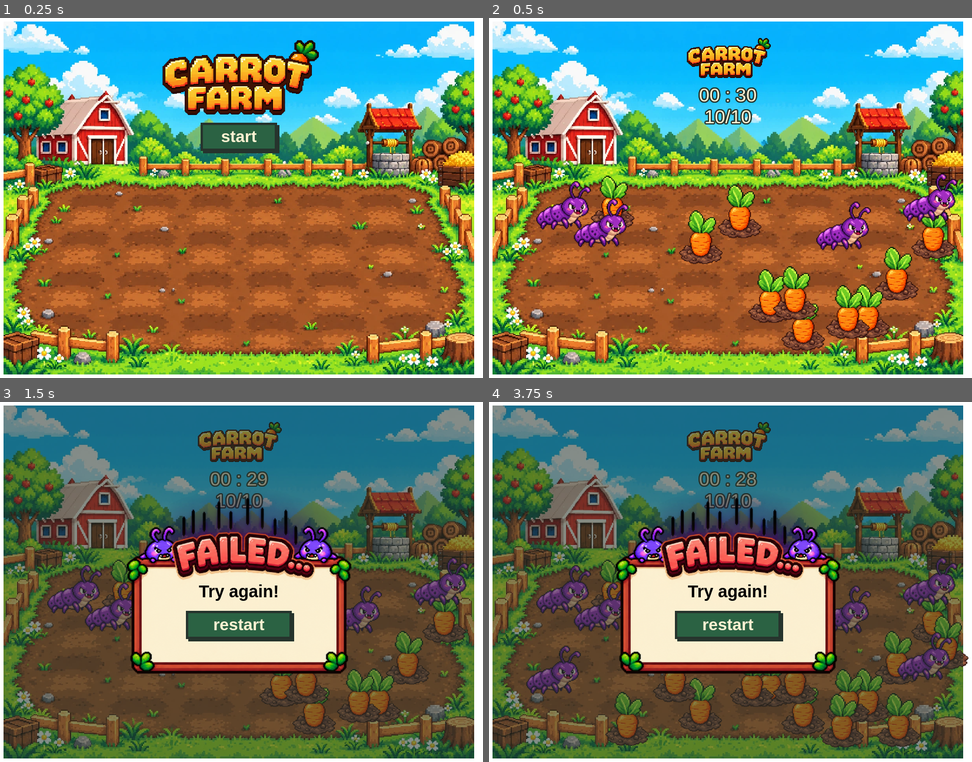
Above: before the commit, frames 1-4 (two rows, left to right).
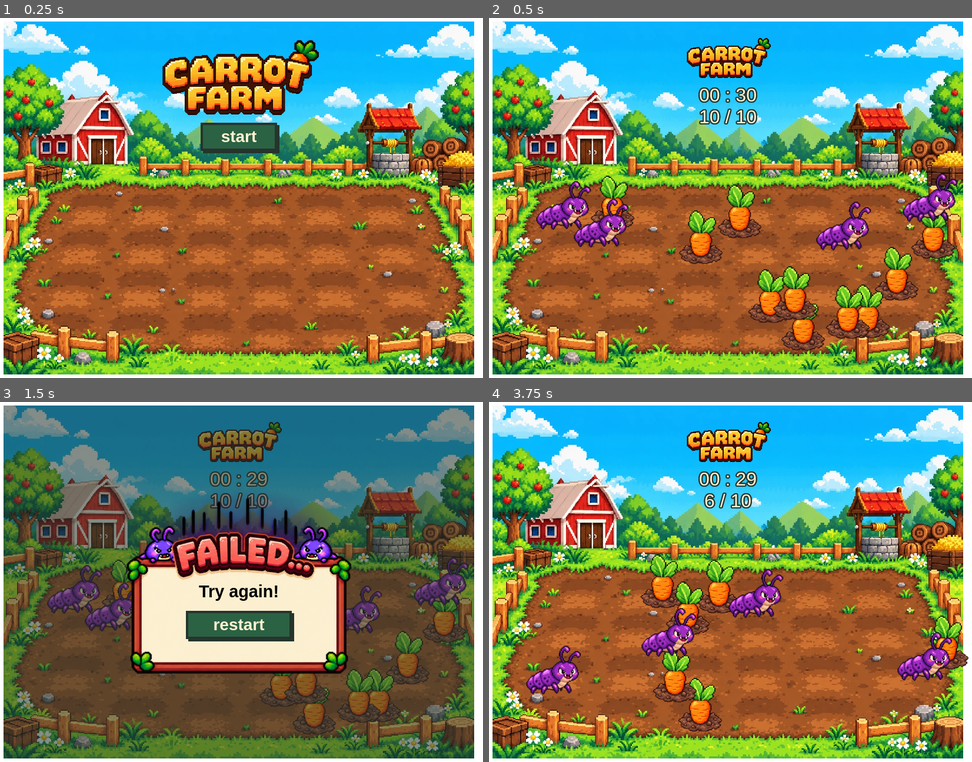
Above: after the commit, the same moments.

Repository: Byte-nana/carrot-click-game
Game: browser game, page index.html
Same seed, same stepped clock (60 frames per second), same inputs: the game is played once before the commit and once after it.
Inputs (mouse positions are in pixels of both pictures, inside the frame that each line leads up to):
- Up to frame 1 (0.25 s): no input
- Up to frame 2 (0.5 s): click "start" at 0.27 s
- Up to frame 3 (1.5 s): click (72, 589) at 1.27 s
- Up to frame 4 (3.75 s): click "restart" at 1.77 s; click (749, 679) at 1.87 s; click (899, 718) at 2.47 s; click (841, 718) at 3.07 s; click (629, 718) at 3.67 s

Frame 1 is identical in both runs. In frame 2, 0.4% of the frame differs, in the area x 43-56%, y 25-30%; in frame 3, 0.3%; in frame 4, 92%, in the area x 0-99%, y 0-100%.

Commit message:
feat: implement restart game logic

Diff:
--- a/js/main.js
+++ b/js/main.js
@@ -19,14 +19,34 @@
   timerId: null,
 };
 
+function resetGameData() {
+  game.remainingTimeSec = 30;
+  game.score = 10;
+  game.carrotCount = 10;
+  game.bugCount = 4;
+}
+
+function resetHUD() {
+  scoreUI.textContent = `${game.score} / ${game.carrotCount}`;
+  timer.textContent = formatTime(game.remainingTimeSec);
+}
+
+function initialiseGame() {
+  resetGameData();
+  resetHUD();
+  gameField.replaceChildren();
+  hideResult();
+}
+
 function startGame() {
-  //게임 초기화 로직도 작성하기
-  //1. state를 playing로 전환
+  initialiseGame();
+
   game.state = 'playing';
-  //2. 당근, 벌레 생성하기
+  showHUD();
+
   createObjects('carrot', game.carrotCount);
   createObjects('bug', game.bugCount);
-  //3. 타이머 시작
+
   startTimer();
   //4. 배경음악 시작하기
   playBGM();
@@ -47,8 +67,6 @@
 function startTimer() {
   if (game.state === 'won' || game.state === 'lost') return;
 
-  timer.textContent = formatTime(game.remainingTimeSec);
-
   game.timerId = setInterval(() => {
     game.remainingTimeSec -= 1;
     timer.textContent = formatTime(game.remainingTimeSec);
@@ -61,6 +79,7 @@
 
 function stopTimer() {
   clearInterval(game.timerId);
+  game.timerId = null;
 }
 
 function createObjects(types, counts) {
@@ -156,6 +175,10 @@
   }
 }
 
+function hideResult() {
+  overlay.classList.add('hidden');
+}
+
 gameField.addEventListener('click', (e) => {
   if (e.target !== e.currentTarget) {
     handleClickObjects(e.target);
@@ -165,7 +188,6 @@
 // start, restart는 같은 로직을 공유한다. 이벤트를 발생을 줄이는 방법이 없을까?
 startBtn.addEventListener('click', () => {
   startGame();
-  showHUD();
 });
 
 restartBtn.addEventListener('click', () => {
